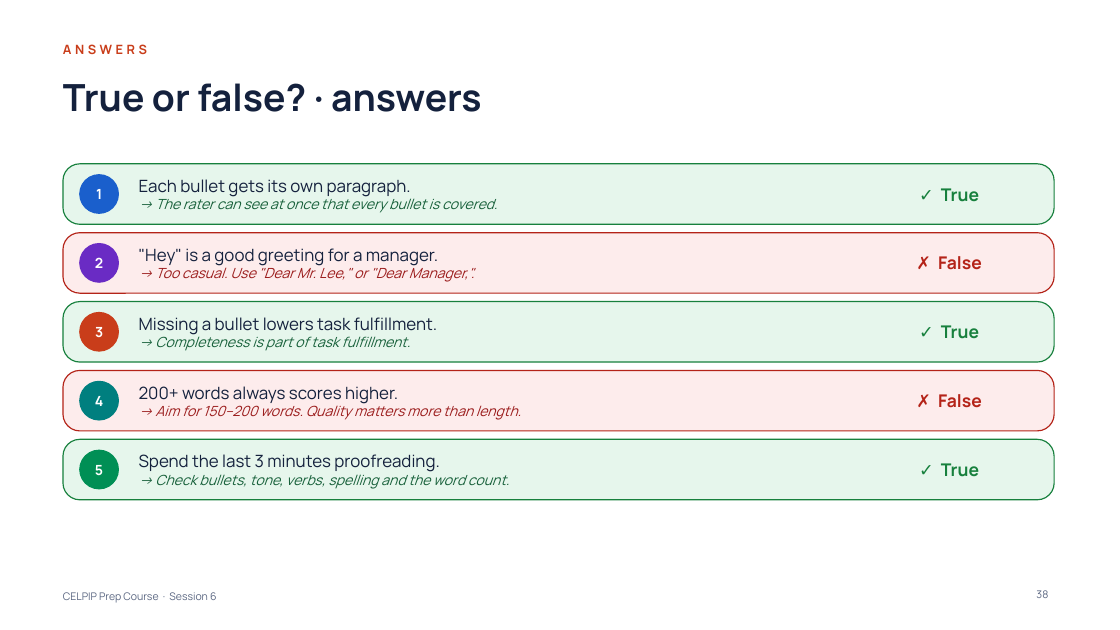
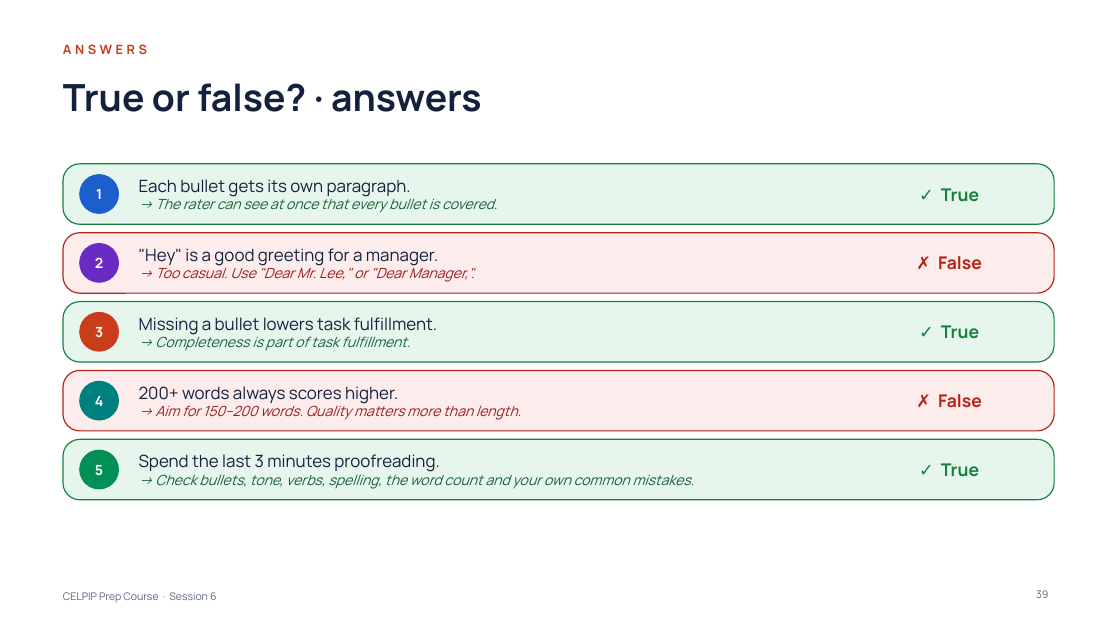
Before and after one commit to learnovateqa/The_English_Academy_CELPIP, a slide deck: slide 39 of decks/session-06.pptx (slide 38 before the commit). Drawn at 1120x630 pixels with LibreOffice and Linux fonts; fonts in the diff are those of the drawing. Boxes give left, top, right and bottom in pixels: in the first picture for what was removed or moved away, otherwise in the second. Text is boxed around its words. In the diff, an @@ line names an element or a change of style, - is before the commit and + after.

```diff
--- a/decks/session-06.pptx
+++ b/decks/session-06.pptx
@@ text at <box>155,474,695,489</box>: text changed @@
-→ Check bullets, tone, verbs, spelling and the word count.
+→ Check bullets, tone, verbs, spelling, the word count and your own common mistakes.
```
Also in this commit, not shown: 5 other slides changed, 1 slide added, 6 other files.
